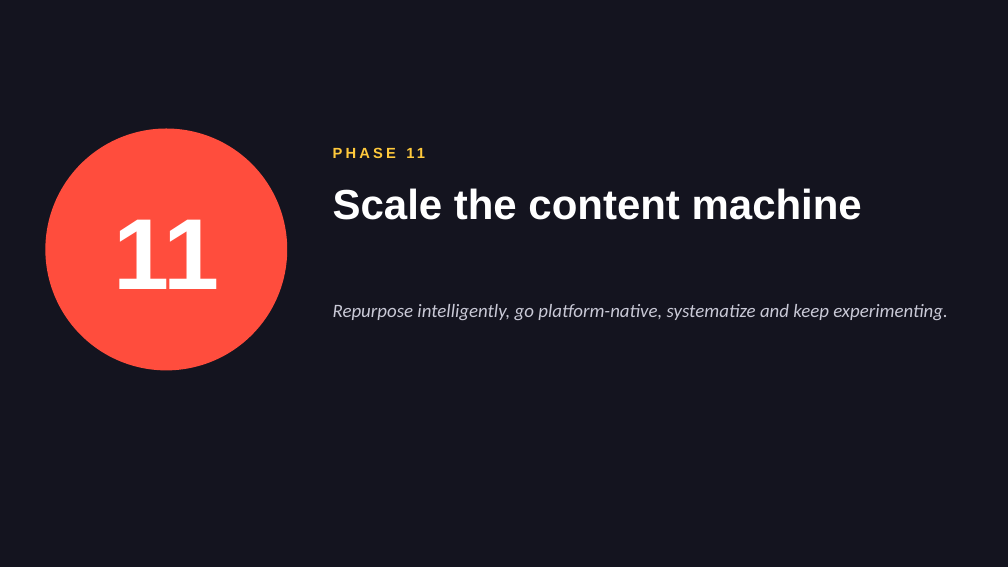
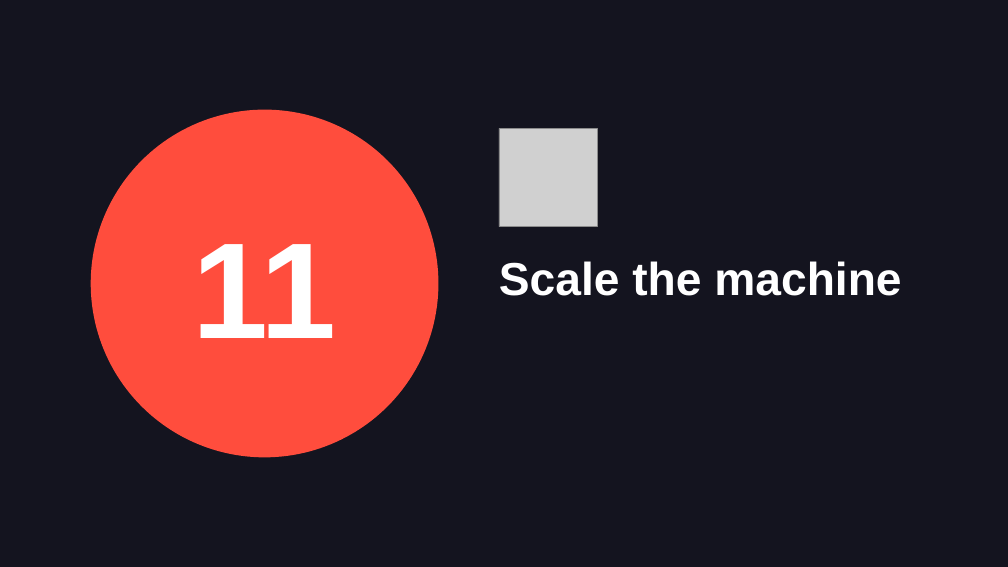
Before and after one commit to Razeensayyed/outlier, a slide deck: slide 55 of docs/content-machine-masterclass.pptx (slide 47 before the commit). Drawn at 1008x567 pixels with LibreOffice and Linux fonts; fonts in the diff are those of the drawing; grey boxes stand for pictures. Boxes give left, top, right and bottom in pixels: in the first picture for what was removed or moved away, otherwise in the second. Text is boxed around its words. In the diff, an @@ line names an element or a change of style, - is before the commit and + after.

```diff
--- a/docs/content-machine-masterclass.pptx
+++ b/docs/content-machine-masterclass.pptx
@@ text "11": place and size @@
-text "11" at (113, 219, 220, 289)
+text "11" at (192, 244, 336, 338)
@@ text "11" at (192, 244, 336, 338): size 96 to 130 pt @@
@@ ellipse: place and size @@
-ellipse at (45, 129, 287, 371)
+ellipse at (91, 110, 439, 457)
@@ text removed at (406, 148, 425, 158) @@
-PHASE 11
@@ picture added at (499, 129, 597, 227) @@
@@ text at (499, 261, 901, 296): text changed; size 40 to 44 pt @@
-Scale the content machine
+Scale the machine
@@ text removed at (333, 304, 948, 320) @@
-Repurpose intelligently, go platform-native, systematize and keep experimenting.
```
Also in this commit, not shown: 7 other slides changed, 64 slides added, 53 slides removed.
